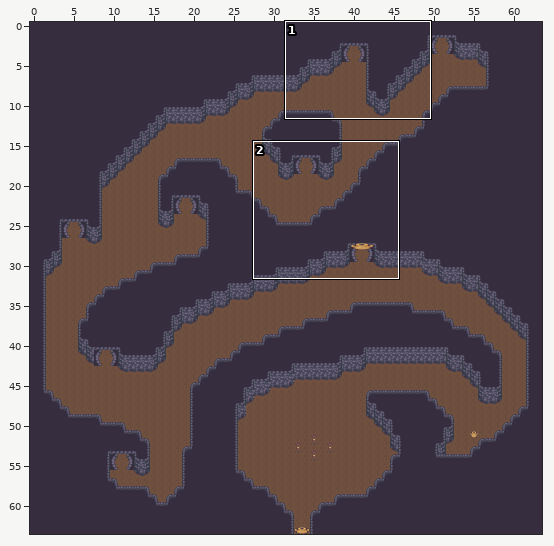
A Tiled map gets an edit: Projects/OmniBlade/Assets/Field/TileMaps/TombGround.tmx. The picture above shows the old version from afar; the outline marks the close-up.
Close-up. Before the edit:
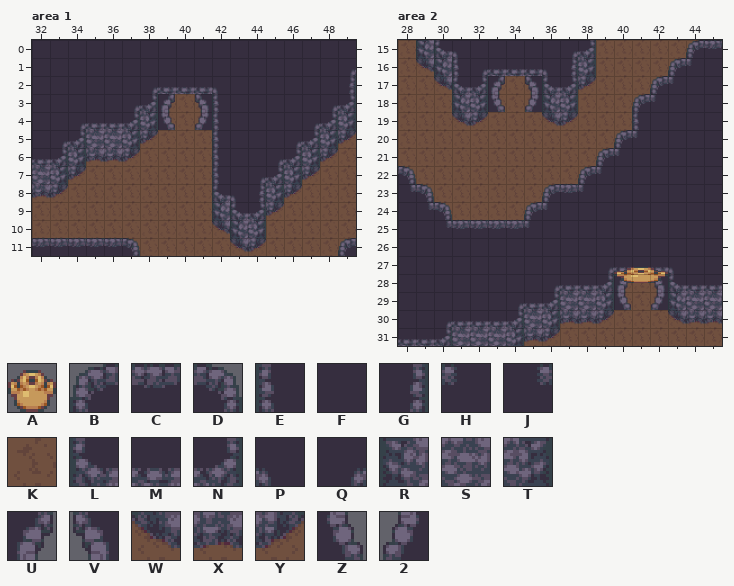
Cells are 48x48 px. Shown: area 1 x 32..49, y 0..11; area 2 x 28..45, y 15..31. The commit also changed other parts of the map, which this record leaves out.
Key: from "TombInner": A 234, B 480, C 481, D 482, E 531, F 532, G 533, H 534, J 535, K 577, L 582, M 583, N 584, P 585, Q 586, R 681, S 682, T 683, U 690, V 691, W 732, X 733, Y 734, Z 741, 2 742.
_ is an empty cell, # one hidden under a higher layer.
Objects are placed by their top-left corner, in cells (3,4 is the top-left corner of cell 3,4); size is 1x1 cell unless given.
Layers that did not change in this view are not listed.
Layer "Floor" before, area 1, first column x 32:
 0 __________________
 1 _________________#
 2 _______###_______#
 3 ______#KKK#______#
 4 ___####KKK#_____##
 5 __#####KKK#____###
 6 ######KKKK#___###K
 7 ###KKKKKKK#__###KK
 8 ##KKKKKKKK#__##KKK
 9 KKKKKKKKKK####KKKK
10 KKKKKKKKKK###KKKKK
11 #####KKKKKK##KKKKK
Layer "Furnishing" before, area 1, first column x 32:
 0 FFFFFFFFFFFFFFFFFF
 1 FFFFFFFFFFFFFFFFFQ
 2 FFFFFFQ___PFFFFFFG
 3 FFFFFQNU_VEFFFFFQN
 4 FFQMMNTZ_2EFFFFQNT
 5 FQNSSTY___EFFFQNTY
 6 MNTXXY____EFFQNTY_
 7 STY_______EFQNTY__
 8 XY________LPGTY___
 9 __________RLNY____
10 __________WRT_____
11 CCCCCD_____WY____B
Layer "Floor" before, area 2, first column x 28:
15 K##########KKKKKK#
16 K##########KKKKK__
17 KK###KKK###KKKK___
18 KKK##KKK##KKKK____
19 KKK##KKK##KKK#____
20 KKKKKKKKKKKKK_____
21 KKKKKKKKKKKK______
22 KKKKKKKKKKK_______
23 _KKKKKKKK#________
24 __KKKKKK__________
25 ___####___________
26 ___________####___
27 ___________####___
28 _________###KKK###
29 ________####KKK###
30 ____########KKK###
31 _########KKKKKKKKK
Layer "Furnishing" before, area 2, first column x 28:
15 _RLPFFFFFQN_____BC
16 _WREQ___PGT____BHF
17 __WLNU_VLNY___BHFF
18 ___RTZ_2RT___BHFFF
19 ___WY___WY___EFFFF
20 ____________BHFFFF
21 ___________BHFFFFF
22 D_________BHFFFFFF
23 JD______BCHFFFFFFF
24 FJD____BHFFFFFFFFF
25 FFJCCCCHFFFFFFFFFF
26 FFFFFFFFFFFFFFFFFF
27 FFFFFFFFFFFQ___PFF
28 FFFFFFFFQMMNU_VLMM
29 FFFFFFQMNSSTZ_2RSS
30 FFQMMMNSTXXY___WXX
31 MMNSSSTXY_________
Objects on layer "Props" before, area 2:
A at 40,27.5 size 3x1
New version:
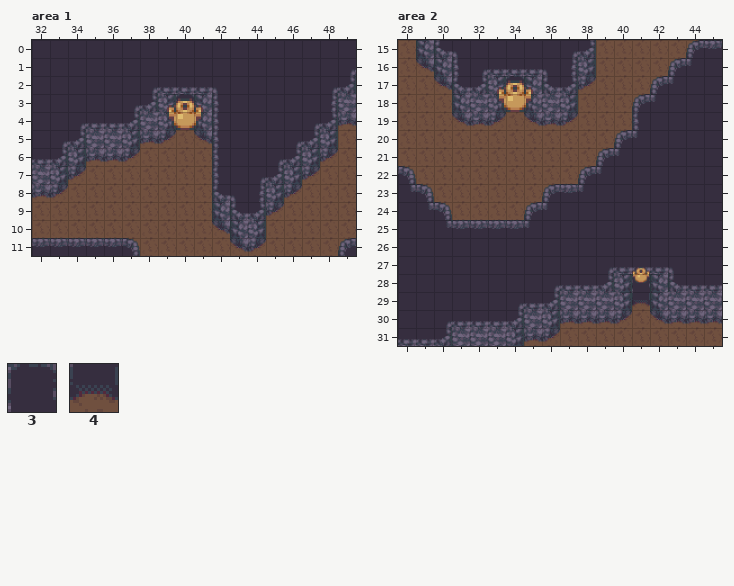
Further tiles: from "Castle": 3 684, 4 735.
Difference:
Changed rows in their new state; . is an unchanged cell.
Layer "Floor", area 1:
first column x 40:
 3 3
 4 4
Layer "Furnishing", area 1:
first column x 38:
 2 ..........QN
 3 .T.R......GS
 4 ST.R.......X
 5 XY.W......._
Layer "Props", area 1:
added: A at 39.5,3 size 2x2
Layer "Floor", area 2:
first column x 34:
17 3
18 4
first column x 41:
28 3
29 4
Layer "Furnishing", area 2:
first column x 32:
17 .T.R.
18 ST.RS
19 XY.WX
first column x 39:
28 .T.R.
29 ST.RS
30 XY.WX
Layer "Props", area 2:
changed: A at 40,27.5 size 3x1 -> A at 41,27.5
added: A at 33.5,17 size 2x2
Boxes around the changes in both close-ups, in picture pixels (x1, y1, x2, y2):
changed: (331, 82, 356, 148)
changed: (142, 94, 212, 148)
changed: (472, 76, 558, 130)
changed: (598, 267, 684, 328)
